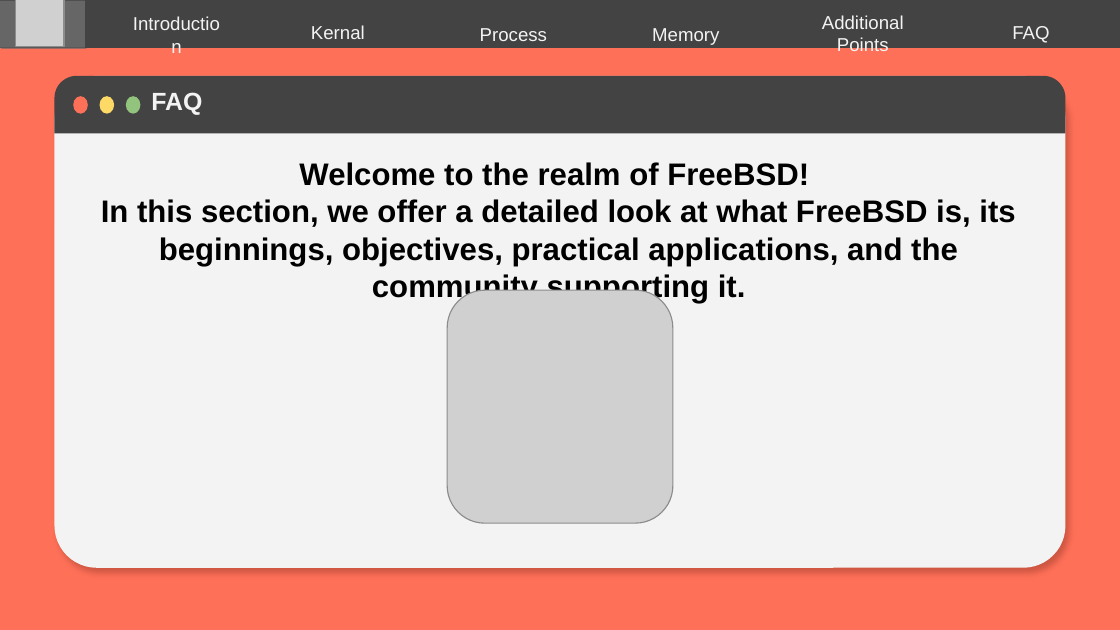
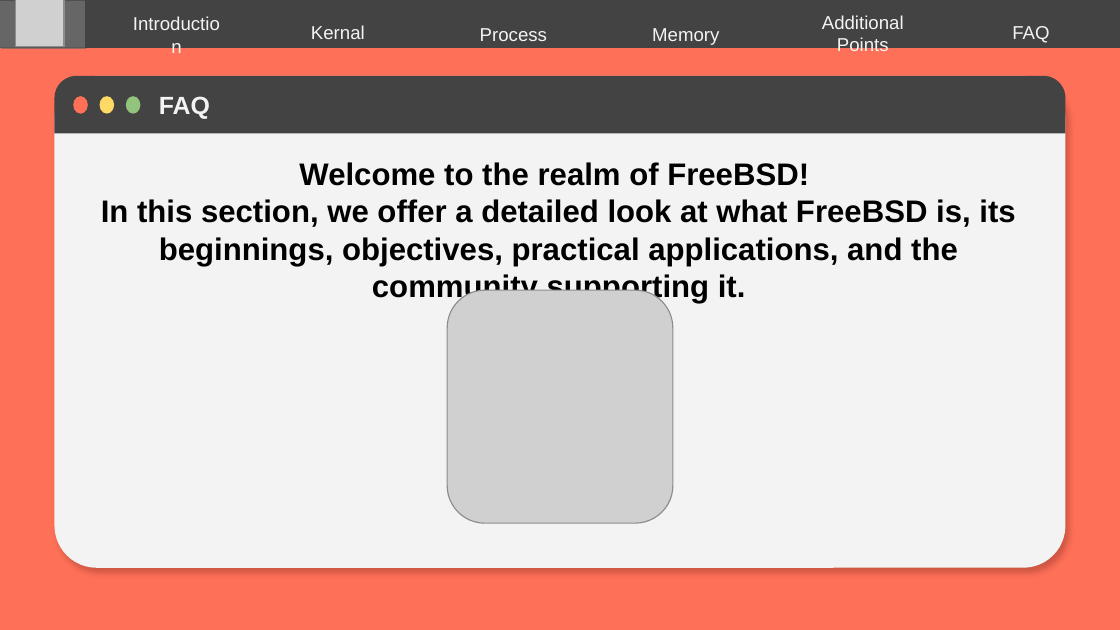
Before and after one commit to MahmoudEssam707/Operating-System, a slide deck: slide 38 of Presentaion on FreeBSD/FreeBSD.pptx (slide 32 before the commit). Drawn at 1120x630 pixels with LibreOffice and Linux fonts; fonts in the diff are those of the drawing; grey boxes stand for pictures. Boxes give left, top, right and bottom in pixels: in the first picture for what was removed or moved away, otherwise in the second. Text is boxed around its words. In the diff, an @@ line names an element or a change of style, - is before the commit and + after.

```diff
--- a/Presentaion on FreeBSD/FreeBSD.pptx
+++ b/Presentaion on FreeBSD/FreeBSD.pptx
@@ text "FAQ": place and size @@
-text "FAQ" at box(151, 92, 202, 115)
+text "FAQ" at box(159, 96, 210, 119)
```
Also in this commit, not shown: 5 other slides changed, 6 slides added, 1 other file.
